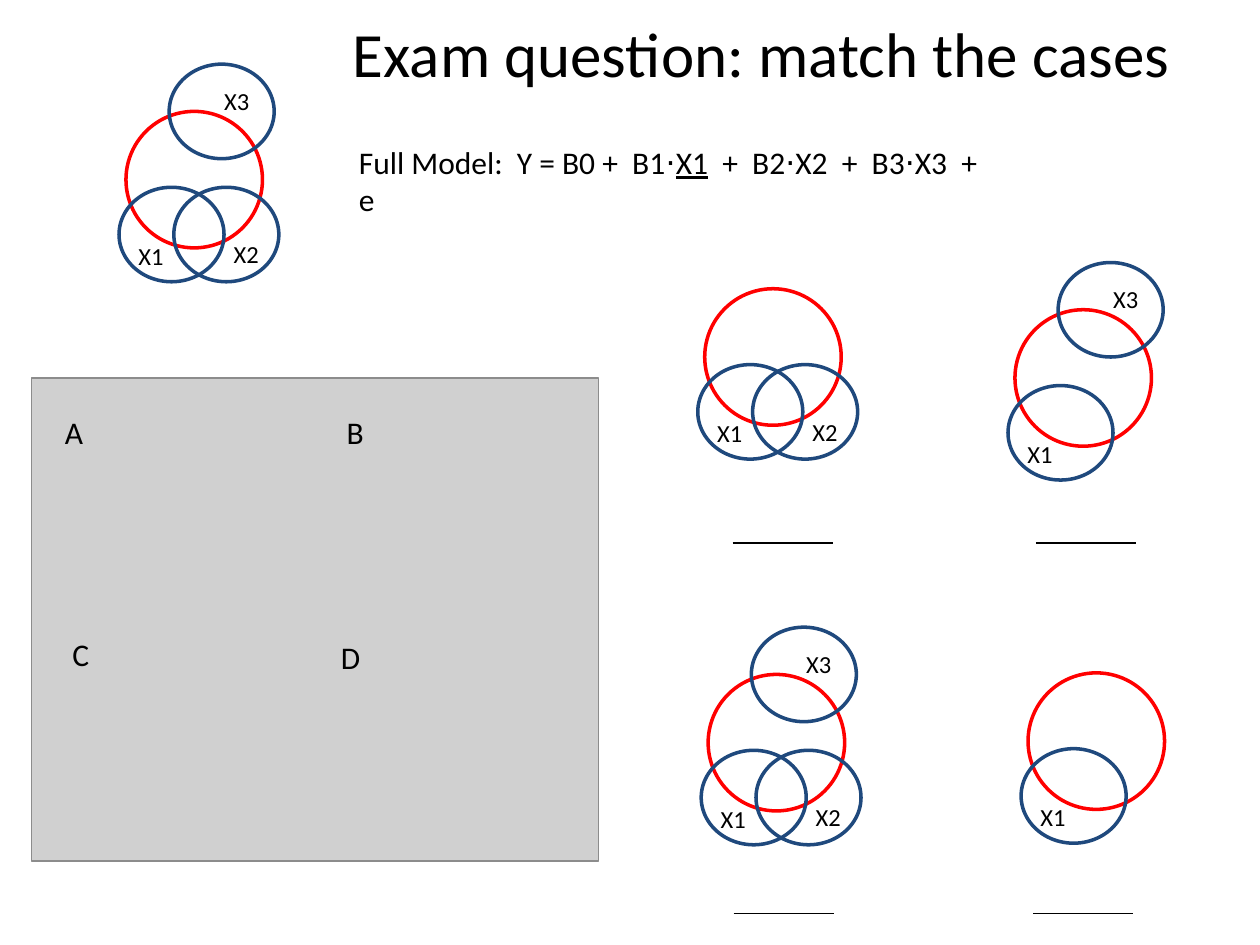
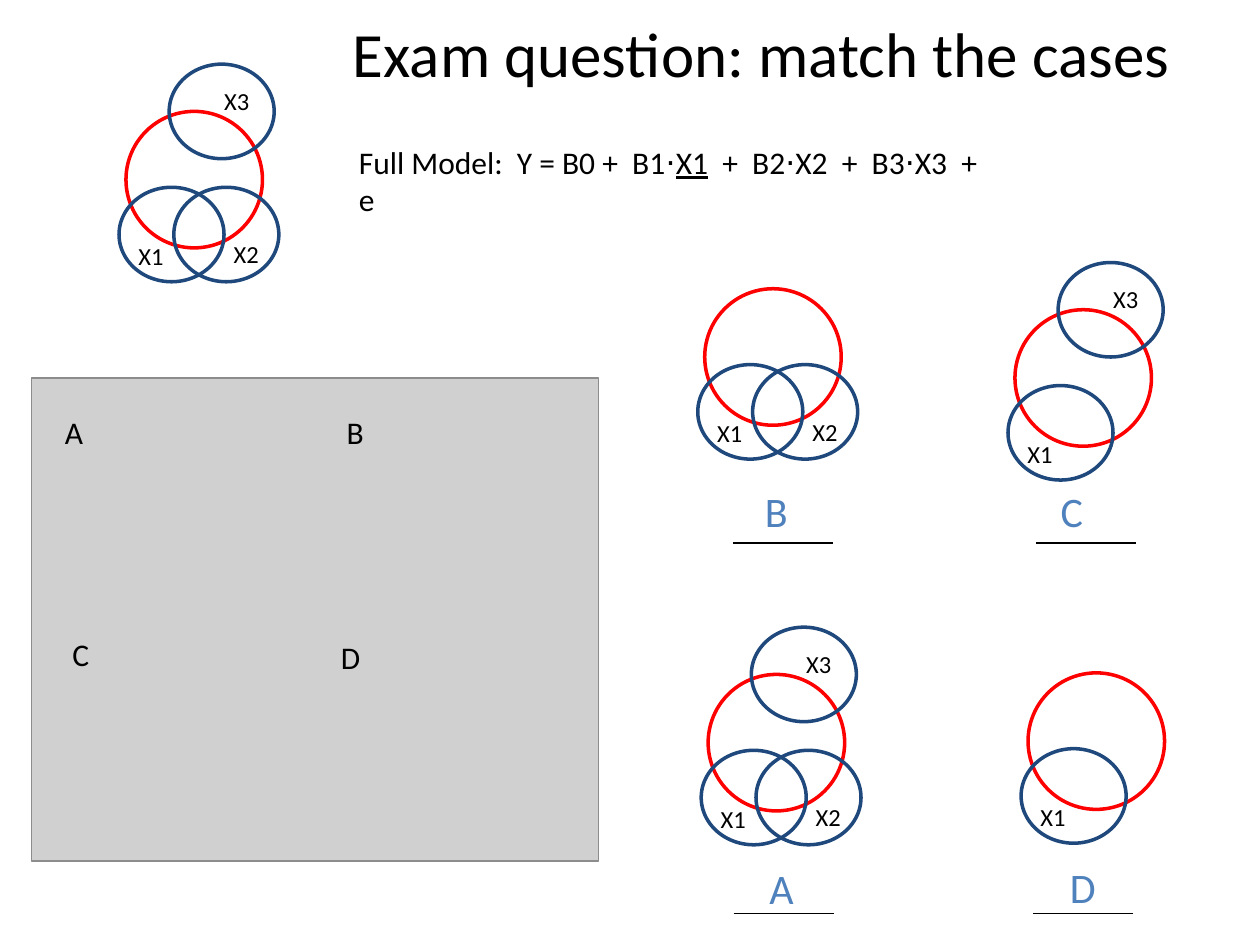
Before and after one commit to DS4PS/cpp-523-fall-2019, a slide deck: slide 9 of lectures/taxonomy-of-control-variables.pptx. Drawn at 1260x945 pixels with LibreOffice and Linux fonts; fonts in the diff are those of the drawing; grey boxes stand for pictures. Boxes give left, top, right and bottom in pixels: in the first picture for what was removed or moved away, otherwise in the second. Text is boxed around its words. In the diff, an @@ line names an element or a change of style, - is before the commit and + after.

```diff
--- a/lectures/taxonomy-of-control-variables.pptx
+++ b/lectures/taxonomy-of-control-variables.pptx
@@ text added at (765,500,788,527), 24 pt, text #4F81BD @@
+B
@@ text added at (1061,499,1083,528), 24 pt, text #4F81BD @@
+C
@@ text added at (769,877,793,914), 24 pt, text #4F81BD @@
+A
@@ text added at (1070,876,1096,914), 24 pt, text #4F81BD @@
+D
```
Also in this commit, not shown: 4 other slides changed, 4 other files.
